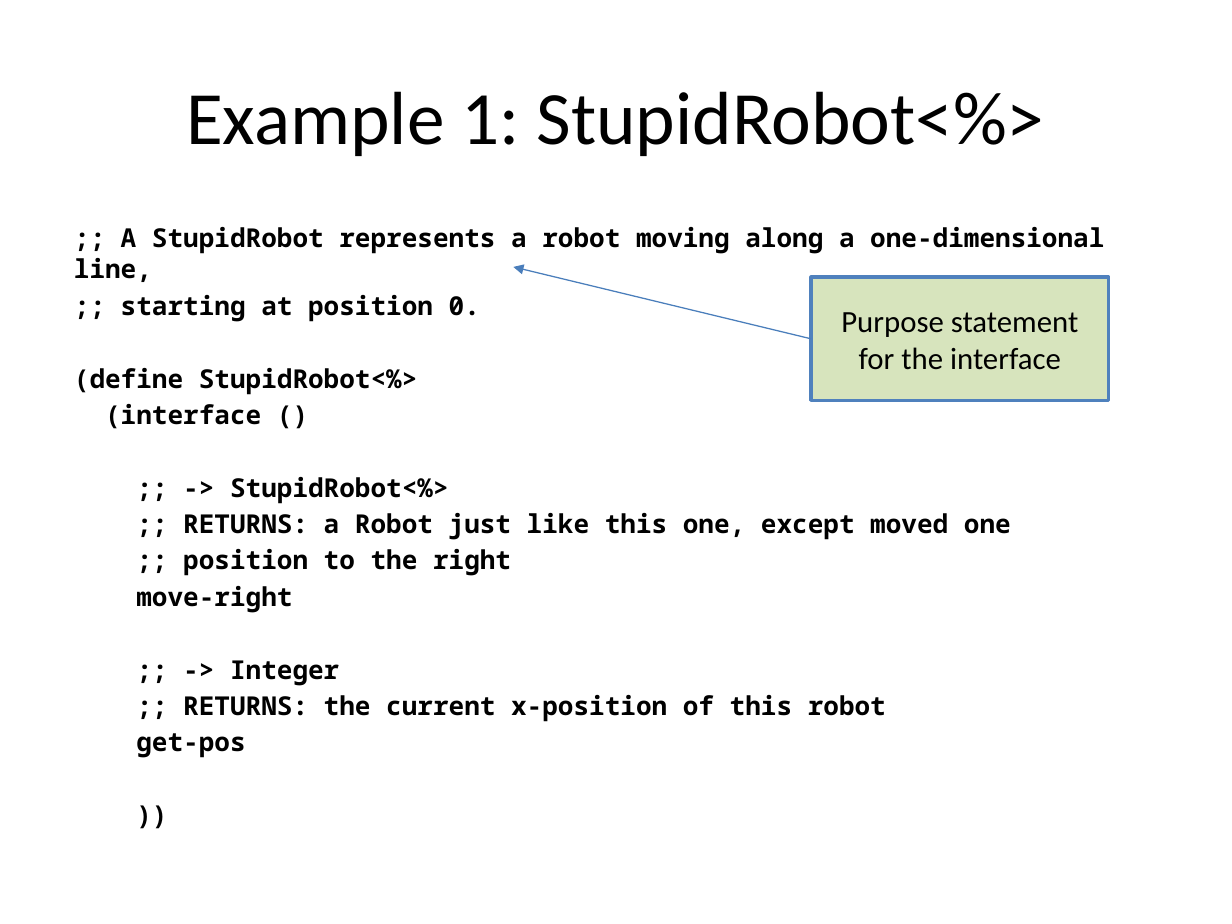
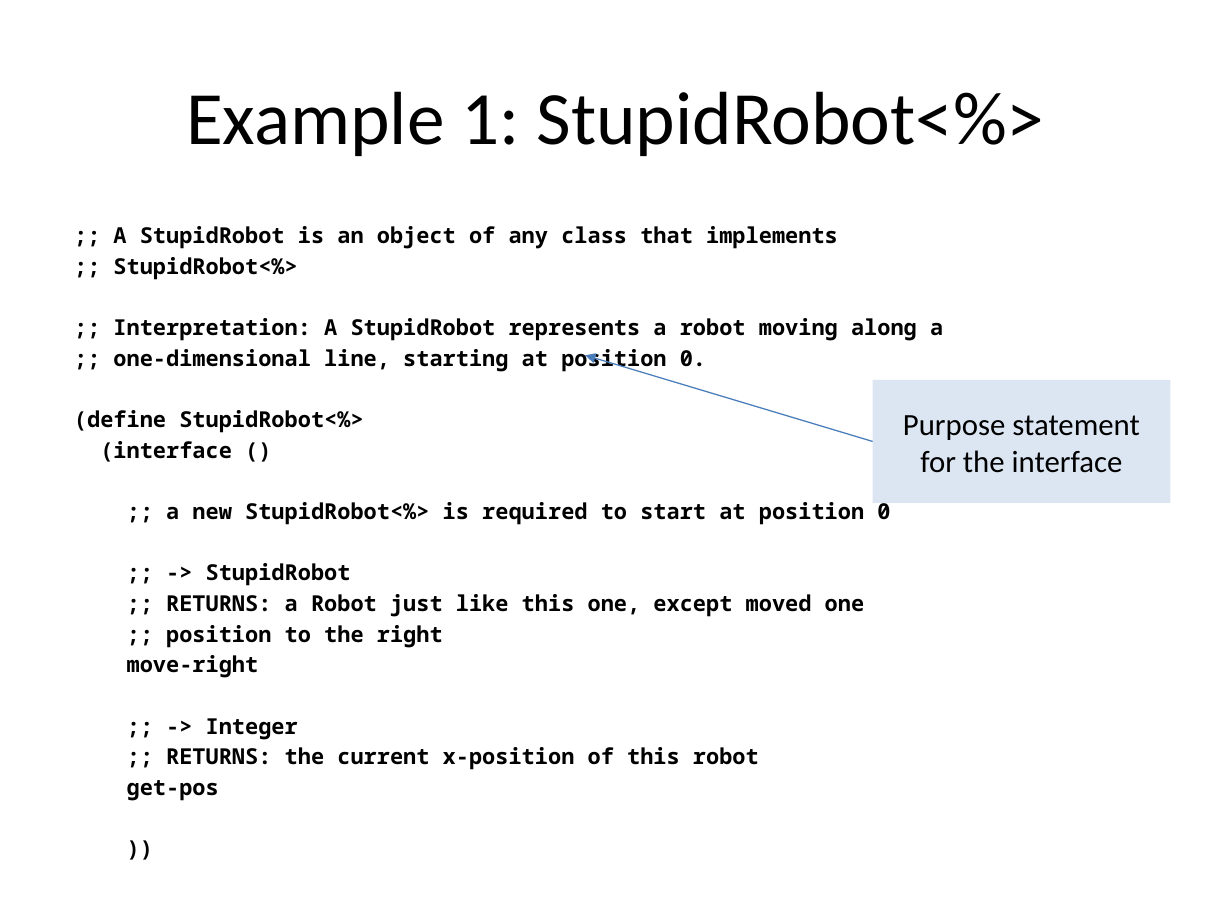
Before and after one commit to mwand/cs5010f16, a slide deck: slide 6 of Slides/Lesson 9.5 The Design Recipe Using Classes.pptx. Drawn at 1232x924 pixels with LibreOffice and Linux fonts; fonts in the diff are those of the drawing. Boxes give left, top, right and bottom in pixels: in the first picture for what was removed or moved away, otherwise in the second. Text is boxed around its words. In the diff, an @@ line names an element or a change of style, - is before the commit and + after.

```diff
--- a/Slides/Lesson 9.5 The Design Recipe Using Classes.pptx
+++ b/Slides/Lesson 9.5 The Design Recipe Using Classes.pptx
@@ text at (113,226,943,372): text changed; size 15.2 to 12.8 pt @@
-;; A StupidRobot represents a robot moving along a one-dimensional line,
-;; starting at position 0.
+;; A StupidRobot is an object of any class that implements
+;; StupidRobot<%>
+;; Interpretation: A StupidRobot represents a robot moving along a
+;; one-dimensional line, starting at position 0.
@@ arrow moved from (811, 339) - (514, 267) to (872, 441) - (585, 355) @@
@@ rectangle "Purpose statement for the interface": place and size @@
-rectangle "Purpose statement for the interface" at (811,277,1109,400)
+rectangle "Purpose statement for the interface" at (872,379,1170,503)
@@ rectangle "Purpose statement for the interface" at (872,379,1170,503): fill #D7E4BD to #DCE6F2; outline #4F81BD 2 pt to none @@
@@ text at (74,410,865,801): size 15.2 to 12.8 pt in "(define StupidRobot<%>", "(interface ()", ";; RETURNS: a Robot just like this ...", ";; position to the right" and 5 more places @@
@@ text at (166,502,890,586): text changed; size 15.2 to 12.8 pt @@
-;; -> StupidRobot<%>
+;; a new StupidRobot<%> is required to start at position 0
+;; -> StupidRobot
```
Also in this commit, not shown: 11 other slides changed, 2 slides added, 8 other files.
